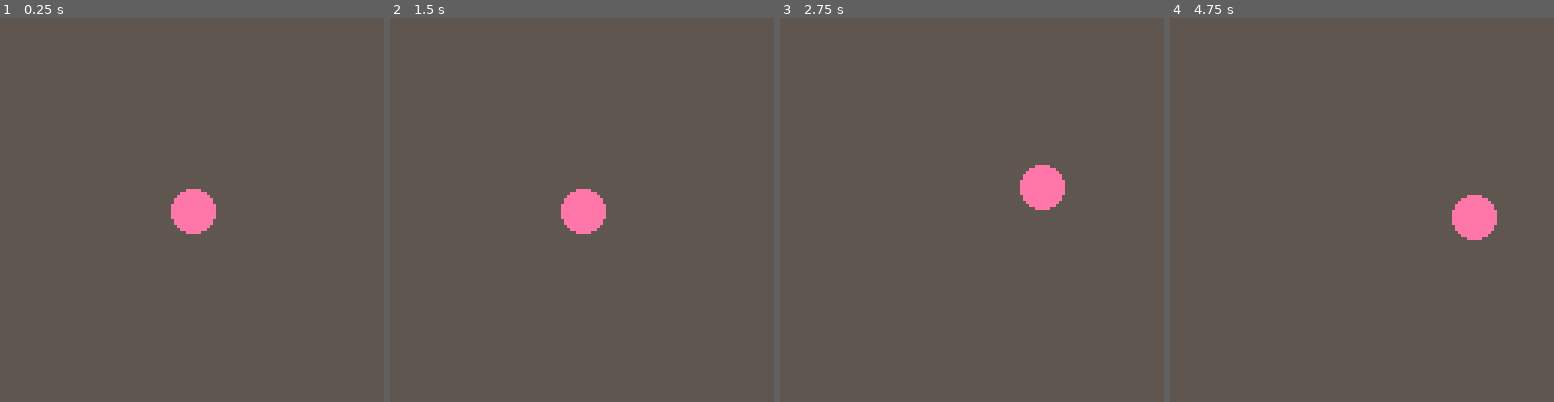
Above: before the commit, frames 1-4 (left to right).
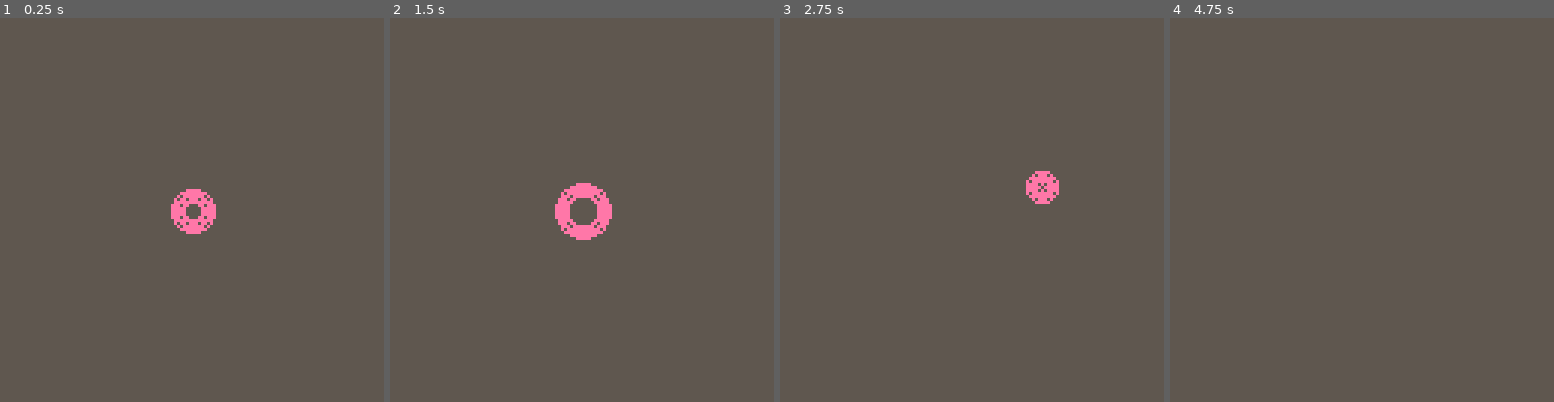
Above: after the commit, the same moments.

Repository: Alfie-Edwards/LoopHole
Game: PICO-8 cartridge loop.p8
The game is run twice, just before and just after one commit, with the same random seed, the same clock (stepped at 60 frames per second) and the same inputs.
Inputs:
- Up to frame 1 (0.25 s): no input
- Up to frame 2 (1.5 s): tap X (X key) at 0.33, 1.07 s; tap O (Z key) at 0.7 s
- Up to frame 3 (2.75 s): hold Right 1.6-2.1 s; tap O (Z key) at 1.7, 2.1, 2.5 s; tap X (X key) at 1.85 s; hold Up 2.15-2.42 s; hold Right from 2.47 s (still down)
- Up to frame 4 (4.75 s): tap O (Z key) every 0.4 s from 2.9 to 4.5 s; tap X (X key) at 2.97, 4.08 s; release Right at 3.03 s; hold Left 3.08-3.58 s; hold Down 3.63-3.97 s; hold Right 4.02-4.68 s; hold Up from 4.73 s (still down)

The runs differ from the first frame. In frame 1, 0.2% of the frame differs, in the area x 46-55%, y 46-55%; in frame 2, 1.1%; in frame 3, 0.6%; in frame 4, 1.1%, in the area x 73-86%, y 46-58%.

Commit message:
Thiiick loop

Diff:
--- a/loop.p8
+++ b/loop.p8
@@ -1,18 +1,32 @@
 pico-8 cartridge // http://www.pico-8.com
 version 41
+
 __lua__
-x = 64  y = 64
+function _init()
+	loop = {
+		x = 64,
+		y = 64,
+		r = 7,
+		w = 5,
+	}
+end
+
 function _update()
-	if (btn(0)) then x=x-1 end
-	if (btn(1)) then x=x+1 end
-	if (btn(2)) then y=y-1 end
-	if (btn(3)) then y=y+1 end
+	if (btn(0)) then loop.x = loop.x - 1 end
+	if (btn(1)) then loop.x = loop.x + 1 end
+	if (btn(2)) then loop.y = loop.y - 1 end
+	if (btn(3)) then loop.y = loop.y + 1 end
+	if (btn(4)) then loop.r = loop.r - 1 end
+	if (btn(5)) then loop.r = loop.r + 1 end
 end
 
 function _draw()
 	cls(5)
-	circfill(x,y,7,14)
+	for w=0,loop.w-1 do
+		circ(loop.x, loop.y, loop.r - w, 14)
+	end
 end
+
 __gfx__
 00000000000000000000000000000000000000000000000000000000000000000000000000000000000000000000000000000000000000000000000000000000
 00000000000000000000000000000000000000000000000000000000000000000000000000000000000000000000000000000000000000000000000000000000
